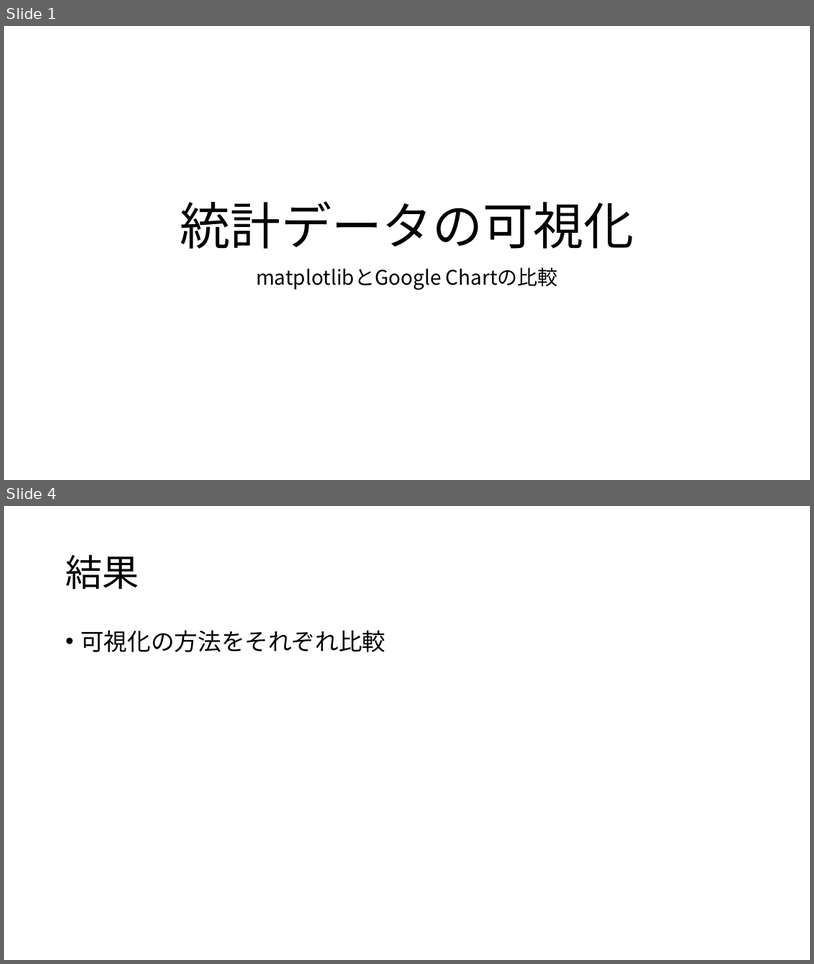
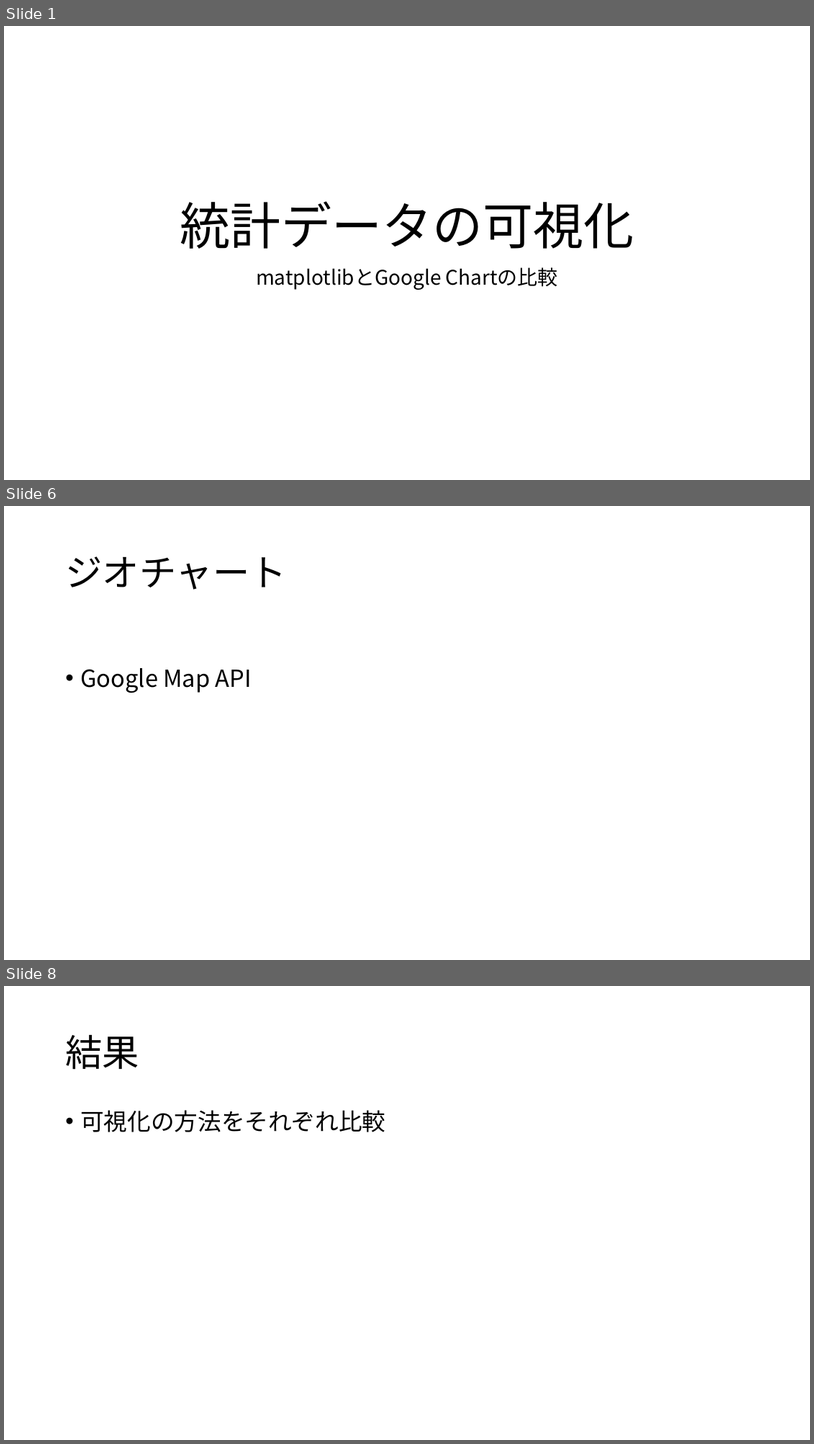
Before and after one commit to erevest-cobalt/3pro, a slide deck: 統計データの可視化.pptx. Shown one above the other, each under a label of ours: slides 1 and 4 before the commit, slides 1, 6 and 8 after it; the slides between them are not shown. The pictures are 814x964 and 814x1444 pixels, drawn with LibreOffice and Linux fonts; fonts in the diff are those of the drawing. Boxes give left, top, right and bottom in pixels: in the first picture for what was removed or moved away, otherwise in the second. Text is boxed around its words. In the diff, an @@ line names an element or a change of style, - is before the commit and + after.

```diff
--- a/統計データの可視化.pptx
+++ b/統計データの可視化.pptx
@@ slide 6 added at (4, 506, 810, 960), background #FFFFFF @@
@@ title added at (65, 556, 286, 590), 44 pt, text #000000 @@
+ジオチャート
@@ text added at (80, 668, 252, 692), 28 pt, text #000000 @@
+• Google Map API
@@ what was slide 4 is now slide 8 @@
```
Also in this commit, not shown: 2 slides changed, 3 other slides added.
